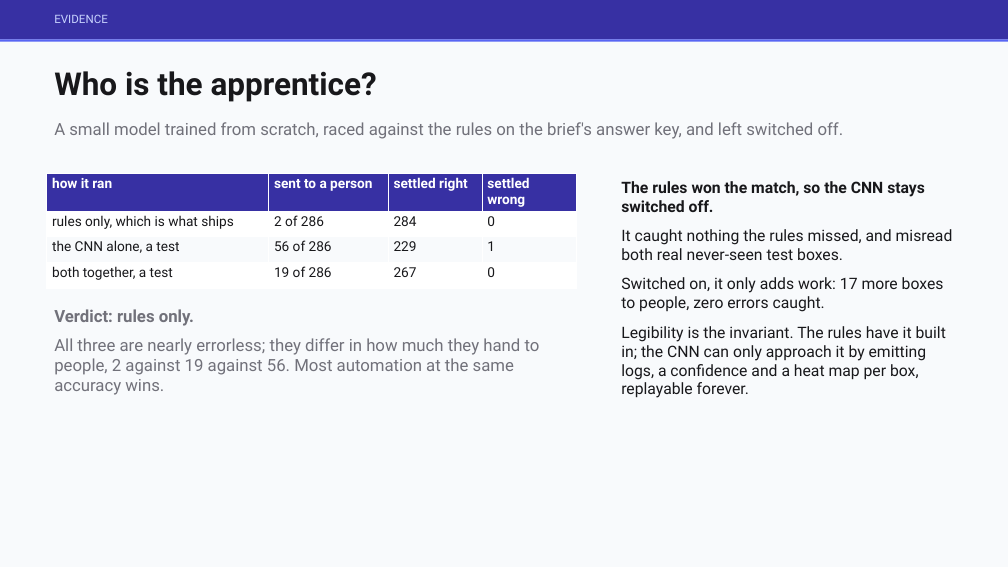
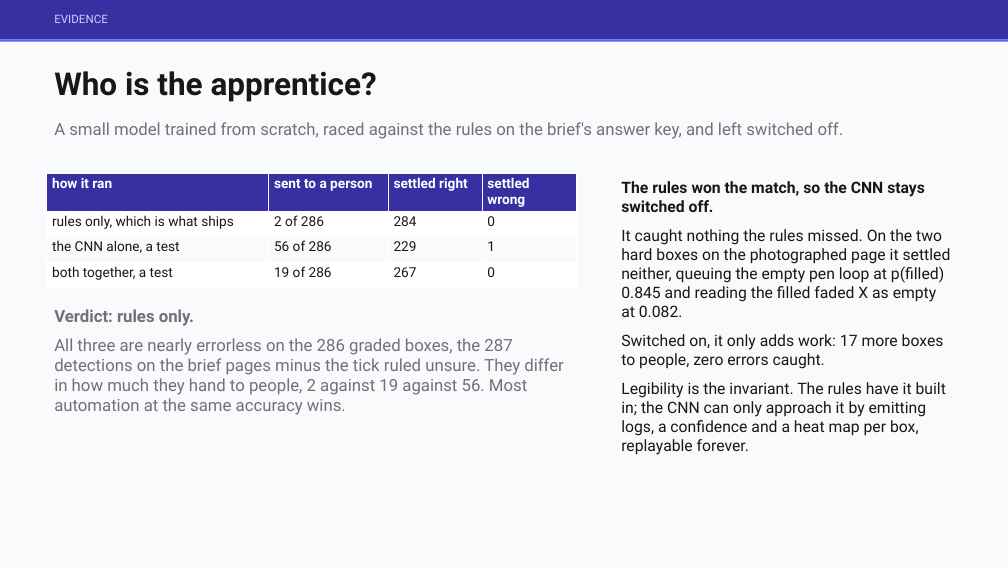
Before and after one commit to jameswniu/synthetic-image-recognition-cnn-harness, a slide deck: slide 14 of deliverables/checkbox-approach.pptx. Drawn at 1008x567 pixels with LibreOffice and Linux fonts; fonts in the diff are those of the drawing. Boxes give left, top, right and bottom in pixels: in the first picture for what was removed or moved away, otherwise in the second. Text is boxed around its words. In the diff, an @@ line names an element or a change of style, - is before the commit and + after.

Commit message:
Deck and walkthrough read the same numbers, each with its set and instrument

```diff
--- a/deliverables/checkbox-approach.pptx
+++ b/deliverables/checkbox-approach.pptx
@@ text at [621, 229, 951, 317]: text changed @@
-It caught nothing the rules missed, and misread both real never-seen test boxes.
+It caught nothing the rules missed. On the two hard boxes on the photographed page it settled neither, queuing the empty pen loop at p(filled) 0.845 and reading the filled faded X as empty at 0.082.
@@ text at [54, 338, 564, 415]: text changed @@
-All three are nearly errorless; they differ in how much they hand to people, 2 against 19 against 56. Most automation at the same accuracy wins.
+All three are nearly errorless on the 286 graded boxes, the 287 detections on the brief pages minus the tick ruled unsure. They differ in how much they hand to people, 2 against 19 against 56. Most automation at the same accuracy wins.
```
Also in this commit, not shown: 7 other slides changed, 3 other files.
